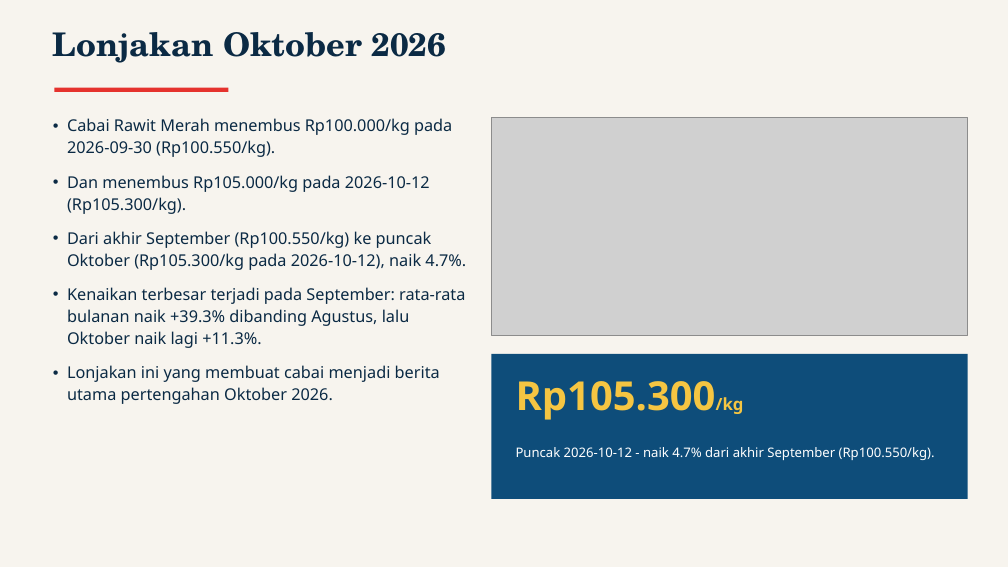
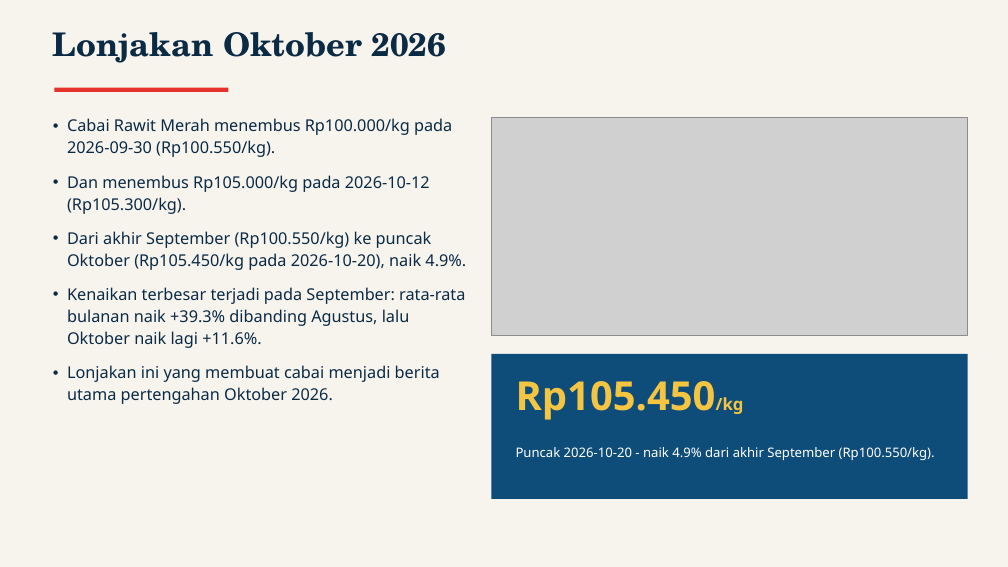
Before and after one commit to baghizash/harga-cabai-indonesia-2026, a slide deck: slide 5 of Portofolio-Analisis-Harga-Cabai.pptx. Drawn at 1008x567 pixels with LibreOffice and Linux fonts; fonts in the diff are those of the drawing; grey boxes stand for pictures. Boxes give left, top, right and bottom in pixels: in the first picture for what was removed or moved away, otherwise in the second. Text is boxed around its words. In the diff, an @@ line names an element or a change of style, - is before the commit and + after.

```diff
--- a/Portofolio-Analisis-Harga-Cabai.pptx
+++ b/Portofolio-Analisis-Harga-Cabai.pptx
@@ text at (x1=67, y1=231, x2=466, y2=348): text changed @@
-• Dari akhir September (Rp100.550/kg) ke puncak Oktober (Rp105.300/kg pada 2026-10-12), naik 4.7%.
-• Kenaikan terbesar terjadi pada September: rata-rata bulanan naik +39.3% dibanding Agustus, lalu Oktober naik lagi +11.3%.
+• Dari akhir September (Rp100.550/kg) ke puncak Oktober (Rp105.450/kg pada 2026-10-20), naik 4.9%.
+• Kenaikan terbesar terjadi pada September: rata-rata bulanan naik +39.3% dibanding Agustus, lalu Oktober naik lagi +11.6%.
@@ text at (x1=516, y1=381, x2=744, y2=420): text changed @@
-Rp105.300/kg
+Rp105.450/kg
@@ text at (x1=516, y1=447, x2=935, y2=460): text changed @@
-Puncak 2026-10-12 - naik 4.7% dari akhir September (Rp100.550/kg).
+Puncak 2026-10-20 - naik 4.9% dari akhir September (Rp100.550/kg).
```
Also in this commit, not shown: 6 other slides changed.
